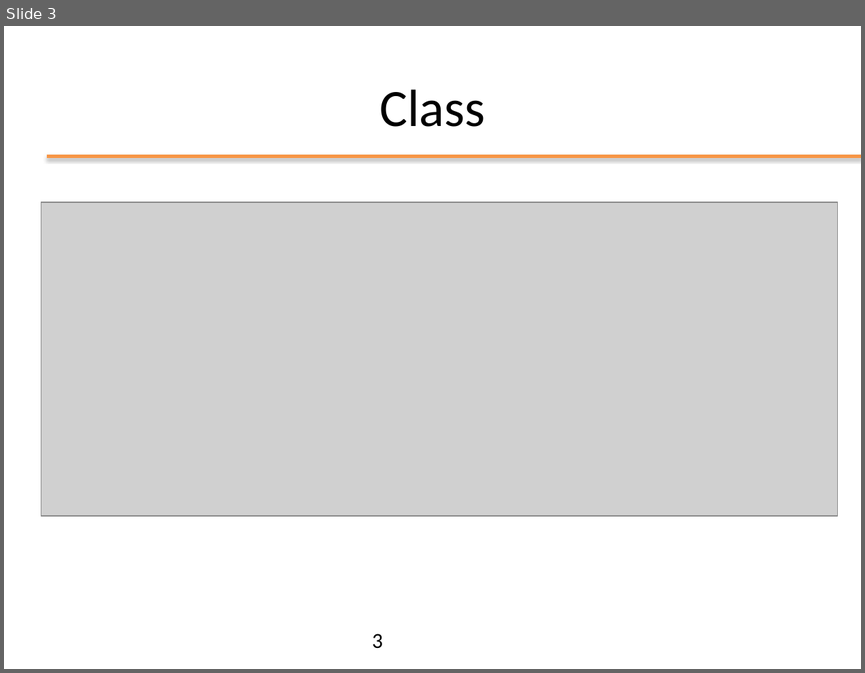
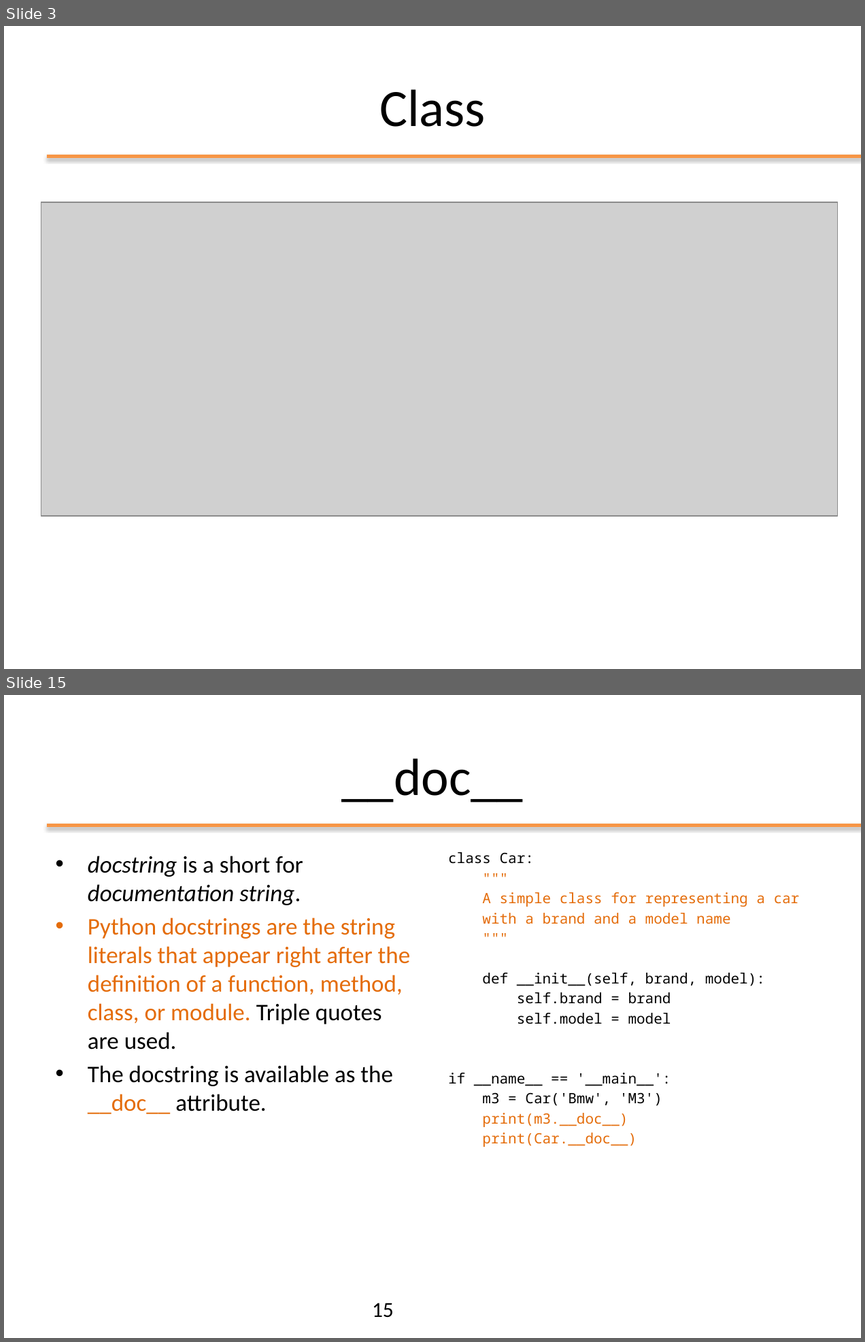
Before and after one commit to nbicocchi/ooprogramming, a slide deck: slides/python/ppt/03 - Python Object Oriented.pptx. Shown one above the other, each under a label of ours: slide 3 before the commit, slides 3 and 15 after it; the slides between them are not shown. The pictures are 865x673 and 865x1342 pixels, drawn with LibreOffice and Linux fonts; fonts in the diff are those of the drawing; grey boxes stand for pictures. Boxes give left, top, right and bottom in pixels: in the first picture for what was removed or moved away, otherwise in the second. Text is boxed around its words. In the diff, an @@ line names an element or a change of style, - is before the commit and + after.

```diff
--- a/slides/python/ppt/03 - Python Object Oriented.pptx
+++ b/slides/python/ppt/03 - Python Object Oriented.pptx
@@ slide 15 added at <box>4,695,861,1338</box>, background #FFFFFF; not listed: 1 template element that a slide beside it also shows @@
@@ title added at <box>341,758,523,802</box>, 44 pt, text #000000 @@
+__doc__
@@ text added at <box>88,855,411,1114</box>, 20 pt, text #E46C0A @@
+• docstring is a short for documentation string.
+• Python docstrings are the string literals that appear right after the definition of a function, method, class, or module. Triple quotes are used.
+• The docstring is available as the __doc__ attribute.
@@ text added at <box>448,852,800,1147</box>, 12 pt, text #000000 @@
+class Car:
+"""
+A simple class for representing a car
+with a brand and a model name
+"""
+def __init__(self, brand, model):
+self.brand = brand
+self.model = model
+if __name__ == '__main__':
+m3 = Car('Bmw', 'M3')
+print(m3.__doc__)
+print(Car.__doc__)
@@ page number added at <box>372,1302,394,1317</box>, 18 pt, text #000000 @@
+15
@@ slide 3 changed as well @@
@@ page number removed at <box>372,633,383,648</box> @@
-3
```
Also in this commit, not shown: 4 other slides changed, 11 other slides added, 1 other file.
